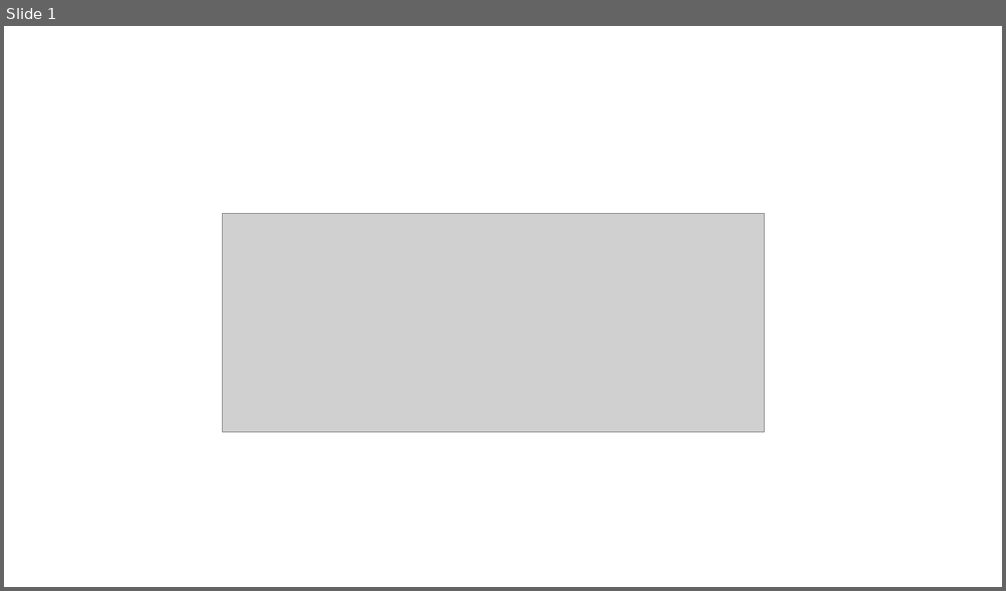
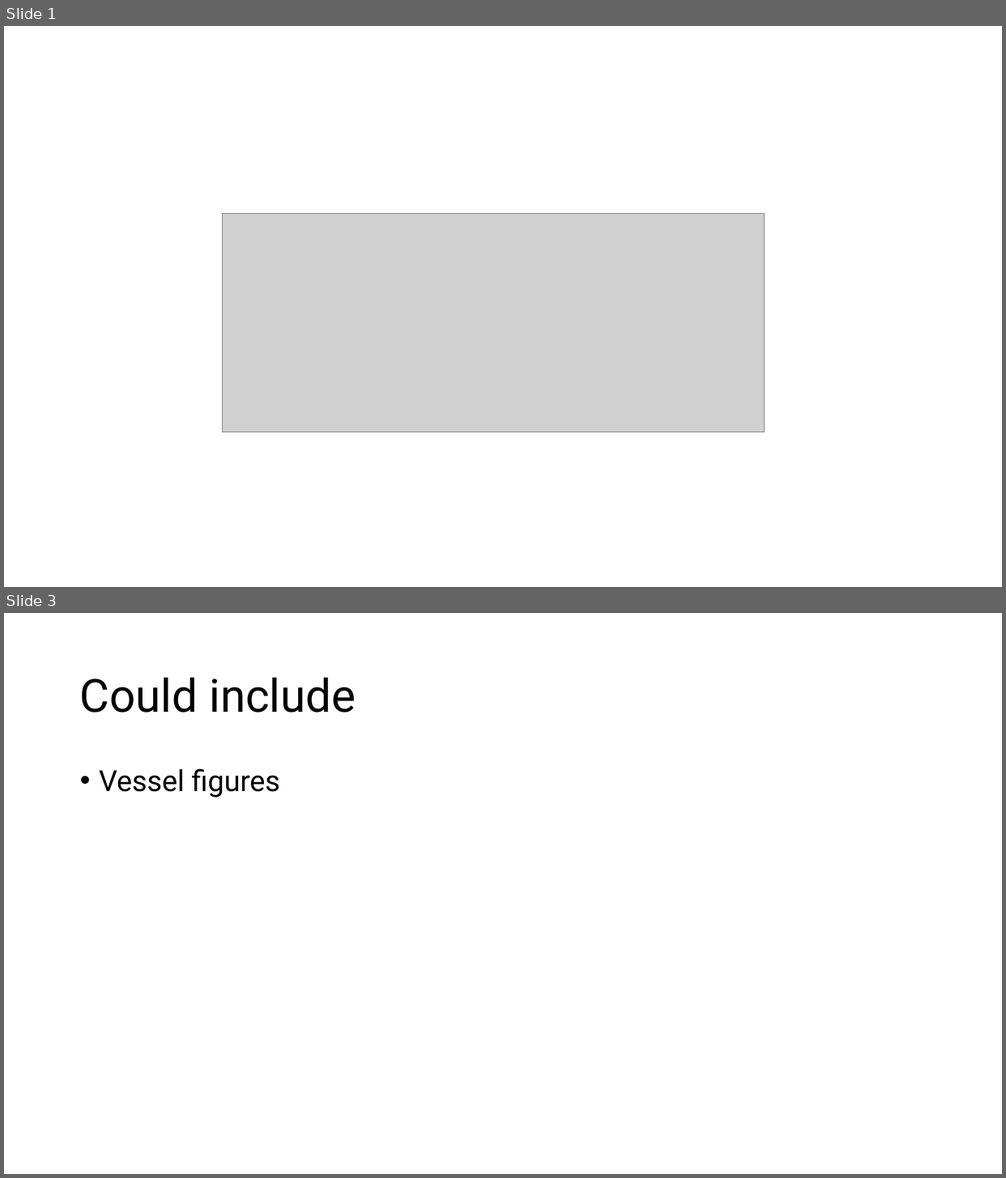
Before and after one commit to CNorthwayMedPhys/Full-Body-Flow-Model-Project, a slide deck: Working Documents/2026_COMPAAPM_Figures.pptx. Shown one above the other, each under a label of ours: slide 1 before the commit, slides 1 and 3 after it; the slides between them are not shown. The pictures are 1006x591 and 1006x1178 pixels, drawn with LibreOffice and Linux fonts; fonts in the diff are those of the drawing; grey boxes stand for pictures. Boxes give left, top, right and bottom in pixels: in the first picture for what was removed or moved away, otherwise in the second. Text is boxed around its words. In the diff, an @@ line names an element or a change of style, - is before the commit and + after.

```diff
--- a/Working Documents/2026_COMPAAPM_Figures.pptx
+++ b/Working Documents/2026_COMPAAPM_Figures.pptx
@@ slide 3 added at [4, 613, 1002, 1174], background #FFFFFF @@
@@ title added at [80, 677, 356, 713], 44 pt, text #000000 @@
+Could include
@@ text added at [99, 769, 280, 798], 28 pt, text #000000 @@
+• Vessel figures
```
Also in this commit, not shown: 5 other slides added, 1 slide removed, 1 other file.
